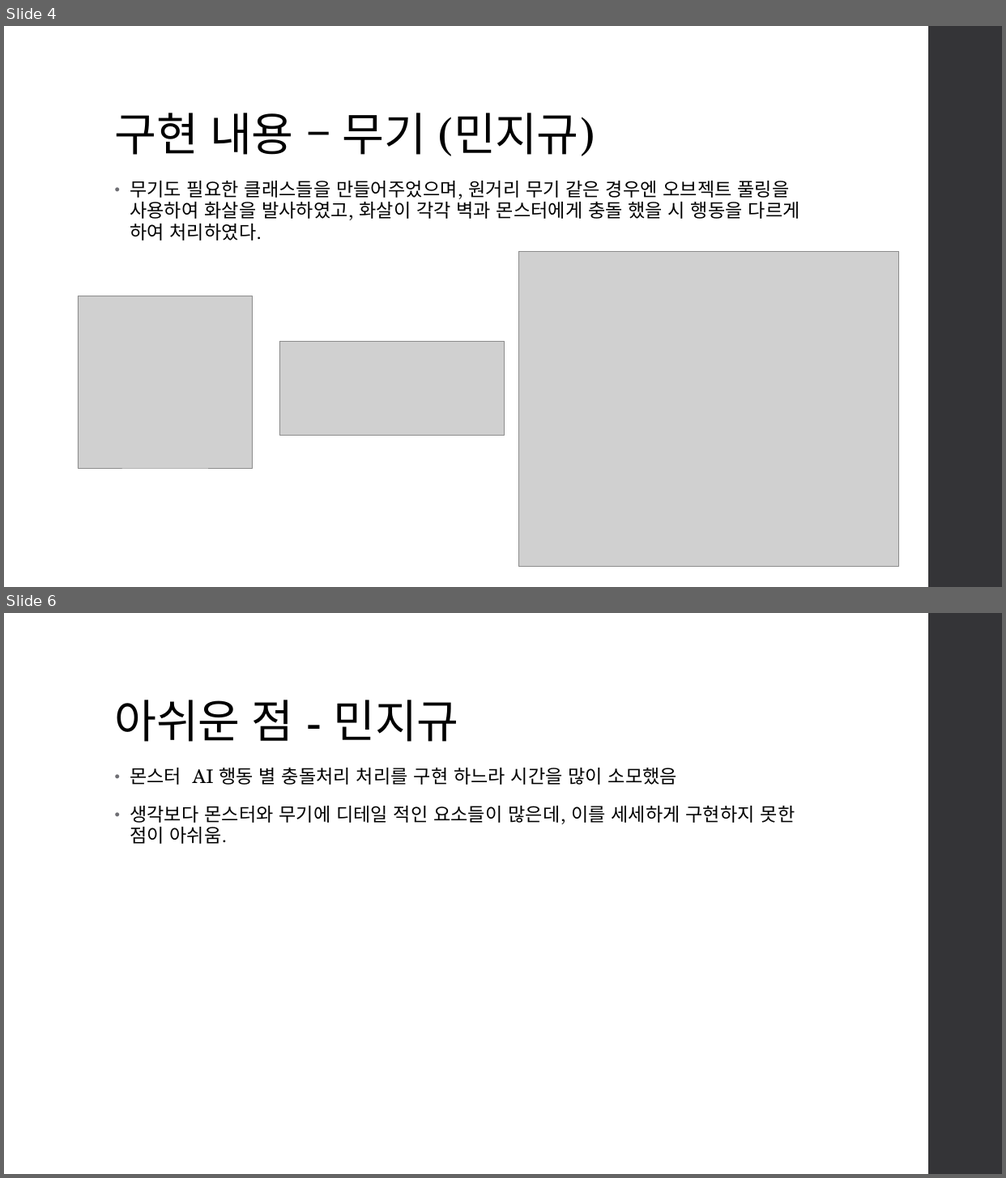
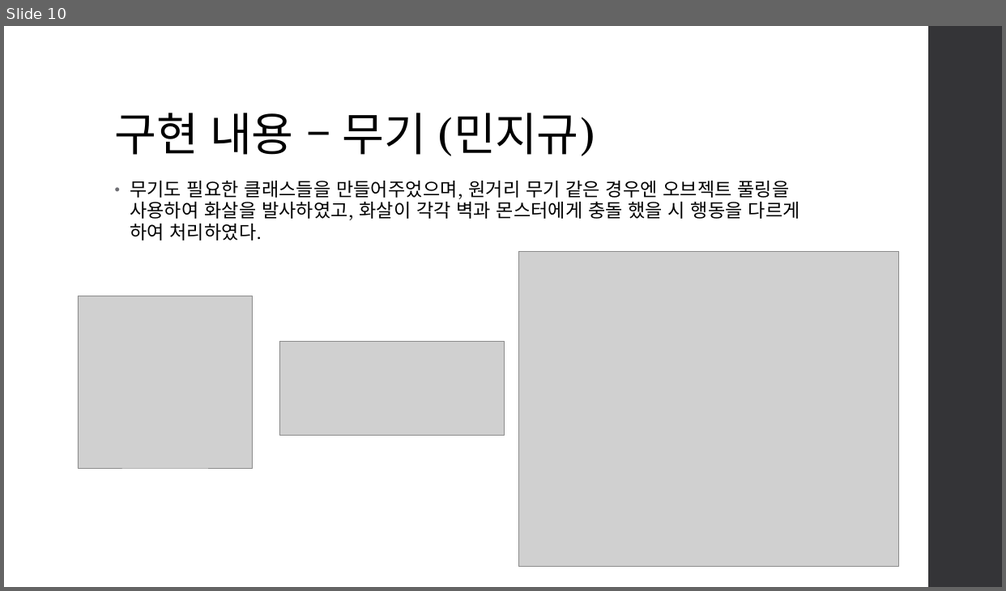
Before and after one commit to jigyu12/SFML_Team_Mockup_Project-Dungreed, a slide deck: SFML 던그리드 모작 팀 프로젝트(민지규, 박지광, 황규영) 발표 자료.pptx. Shown one above the other, each under a label of ours: slides 4 and 6 before the commit, slide 10 after it; the slides between them are not shown. The pictures are 1006x1178 and 1006x591 pixels, drawn with LibreOffice and Linux fonts; fonts in the diff are those of the drawing; grey boxes stand for pictures. Boxes give left, top, right and bottom in pixels: in the first picture for what was removed or moved away, otherwise in the second. Text is boxed around its words. In the diff, an @@ line names an element or a change of style, - is before the commit and + after.

```diff
--- a/SFML 던그리드 모작 팀 프로젝트(민지규, 박지광, 황규영) 발표 자료.pptx
+++ b/SFML 던그리드 모작 팀 프로젝트(민지규, 박지광, 황규영) 발표 자료.pptx
@@ slide 6 removed at bbox=[4, 613, 1002, 1174], background #FFFFFF; not listed: 1 template element that a slide beside it also shows @@
@@ title removed at bbox=[115, 700, 459, 742] @@
-아쉬운 점 - 민지규
@@ text removed at bbox=[130, 768, 795, 844] @@
-• 몬스터 AI 행동 별 충돌처리 처리를 구현 하느라 시간을 많이 소모했음
-• 생각보다 몬스터와 무기에 디테일 적인 요소들이 많은데, 이를 세세하게 구현하지 못한 점이 아쉬움.
@@ what was slide 4 is now slide 10 @@
```
Also in this commit, not shown: 1 slide changed, 20 slides added.
